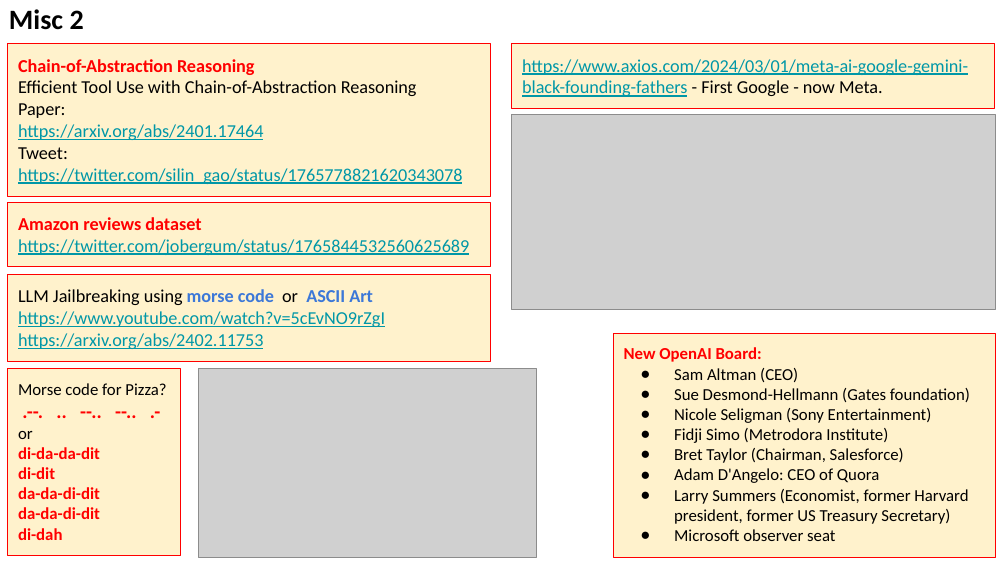
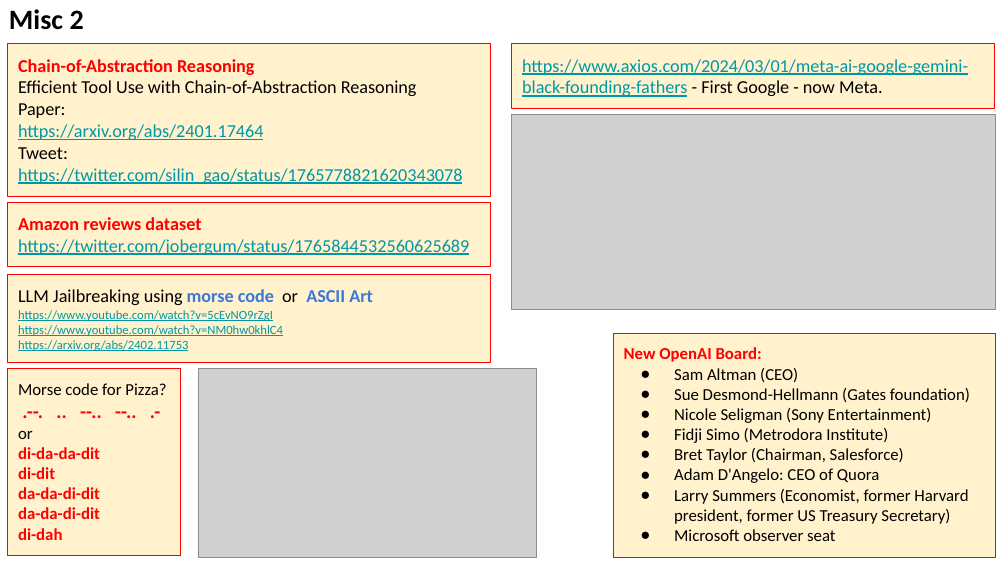
Before and after one commit to lselector/seminar, a slide deck: slide 5 of 2024/2024-03-15-AI-Updates.pptx (slide 4 before the commit). Drawn at 1008x567 pixels with LibreOffice and Linux fonts; fonts in the diff are those of the drawing; grey boxes stand for pictures. Boxes give left, top, right and bottom in pixels: in the first picture for what was removed or moved away, otherwise in the second. Text is boxed around its words. In the diff, an @@ line names an element or a change of style, - is before the commit and + after.

```diff
--- a/2024/2024-03-15-AI-Updates.pptx
+++ b/2024/2024-03-15-AI-Updates.pptx
@@ text in rectangle at (18,325,283,336): paragraph added @@
+https://www.youtube.com/watch?v=NM0hw0khlC4
@@ text in rectangle at (18,310,273,351): size 13 to 9 pt in "https://www.youtube.com/watch?v=5cEvNO9rZgI", "https://arxiv.org/abs/2402.11753" @@
```
Also in this commit, not shown: 8 other slides changed, 9 slides added, 1 slide removed.
